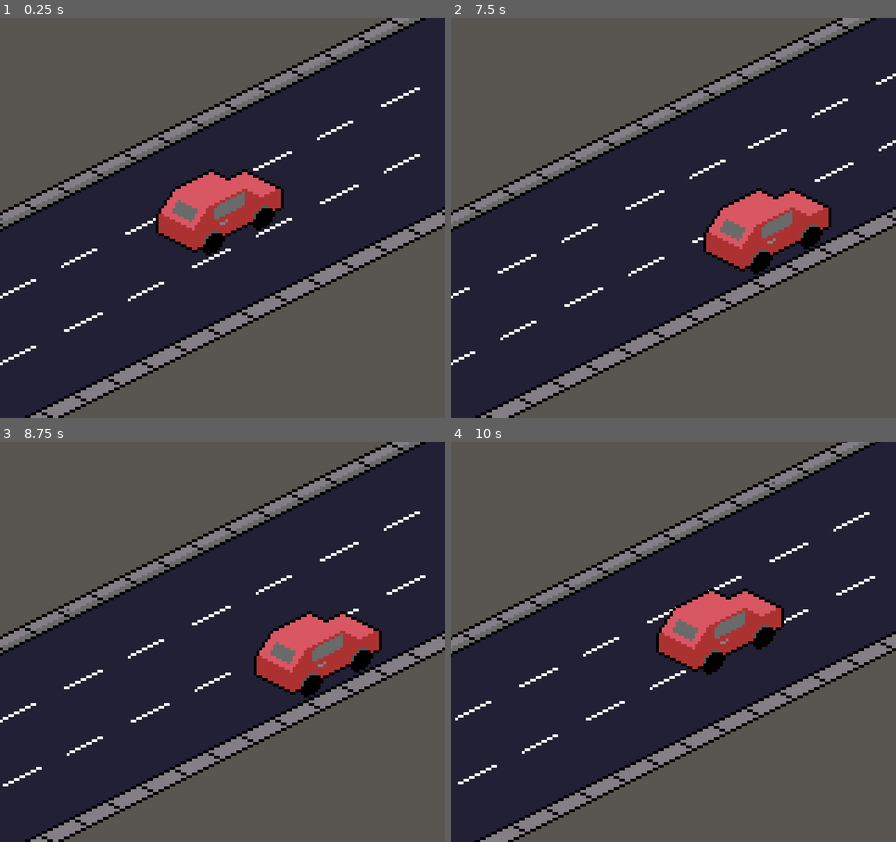
Above: before the commit, frames 1-4 (two rows, left to right).
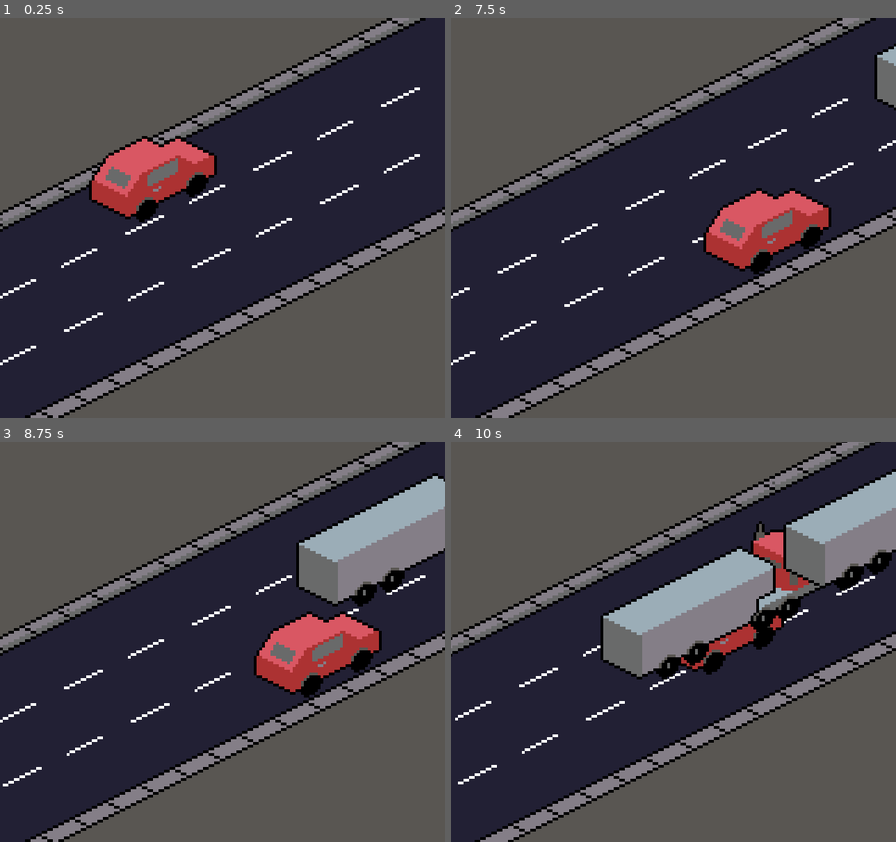
Above: after the commit, the same moments.

Repository: Antisune101/2D-Racer-The-Sequel
Game: Godot game, scene res://game.tscn
Same seed, same stepped clock (60 frames per second), same inputs: the game is played once before the commit and once after it.
Inputs:
- Up to frame 1 (0.25 s): no input
- Up to frame 2 (7.5 s): tap Enter at 0.5 s; hold D (steer_right) 0.53-1.28 s; hold W (boost) 0.53-1.28 s; tap Space (ui_select) at 0.77, 1.52, 3.02, 3.77, 4.52, 6.02, 6.77 s; hold S (brake) 1.28-2.03 s; tap W (boost) every 1.5 s from 1.35 to 7.35 s; hold W (boost) 2.03-2.78 s; hold D (steer_right) 2.03-3.53 s; hold W (boost) 3.53-4.28 s; hold A (steer_left) 3.53-5.03 s; hold S (brake) 5.03-5.78 s; hold W (boost) 5.03-5.78 s; hold D (steer_right) from 5.78 s (still down); hold W (boost) 6.53-7.28 s
- Up to frame 3 (8.75 s): tap Space (ui_select) at 7.52 s; release D (steer_right) at 8.03 s; hold S (brake) from 8.03 s (still down); hold W (boost) from 8.03 s (still down)
- Up to frame 4 (10 s): release S (brake) at 8.78 s; release W (boost) at 8.78 s; hold A (steer_left) 8.78-9.53 s; tap W (boost) at 8.85 s; tap Space (ui_select) at 9.02, 9.77 s; hold D (steer_right) from 9.53 s (still down); hold W (boost) from 9.53 s (still down)

The runs differ from the first frame. In frame 1, 7.7% of the frame differs, in the area x 20-64%, y 29-60%; in frame 2, 0.7%; in frame 3, 6.8%; in frame 4, 14%, in the area x 33-100%, y 6-60%.
Error after the commit: Invalid access to property or key 'vehicle_speed' on a base object of type 'Nil'. (res://vehicle/body/vehicle_body.gd:11)

Commit message:
fixed default_speed & changed parent.progress_ratio -> parent.progress so that speed work correctly

Diff:
--- a/vehicle/body/car_body.tscn
+++ b/vehicle/body/car_body.tscn
@@ -1,12 +1,32 @@
-[gd_scene load_steps=3 format=3 uid="uid://cxksgrrg030xn"]
+[gd_scene load_steps=2 format=3 uid="uid://cxksgrrg030xn"]
 
 [ext_resource type="PackedScene" uid="uid://u6ghdskpk4bi" path="res://vehicle/body/vehicle_body.tscn" id="1_ao8ej"]
-[ext_resource type="Script" path="res://vehicle/body/vehicle_collider.gd" id="2_6vfpi"]
 
 [node name="CarBody" instance=ExtResource("1_ao8ej")]
 
-[node name="VehicleCollider" parent="." index="1"]
-script = ExtResource("2_6vfpi")
-
 [node name="CollisionPolygon2D" parent="VehicleCollider" index="0"]
 polygon = PackedVector2Array(-88, 30, -32, 54, 88, -6, 32, -30)
+
+[node name="FrontView" parent="VehicleDetection/Front" index="0"]
+position = Vector2(124, -62)
+
+[node name="FrontCollision" parent="VehicleDetection/Front" index="1"]
+position = Vector2(124, -62)
+
+[node name="FrontLeft" parent="VehicleDetection/Front" index="2"]
+position = Vector2(124, -62)
+
+[node name="FrontRight" parent="VehicleDetection/Front" index="3"]
+position = Vector2(184, -36)
+
+[node name="Left" parent="VehicleDetection/Sides" index="0"]
+position = Vector2(-60, -26)
+
+[node name="Right" parent="VehicleDetection/Sides" index="1"]
+position = Vector2(60, 26)
+
+[node name="RearLeft" parent="VehicleDetection/Sides" index="2"]
+position = Vector2(-184, 36)
+
+[node name="RearRight" parent="VehicleDetection/Sides" index="3"]
+position = Vector2(-64, 88)
--- a/vehicle/body/truck_body.tscn
+++ b/vehicle/body/truck_body.tscn
@@ -10,3 +10,12 @@
 
 [node name="CollisionPolygon2D" parent="VehicleCollider" index="0"]
 polygon = PackedVector2Array(-88, 30, -32, 54, 280, -102, 224, -126)
+
+[node name="Front" parent="VehicleDetection" index="0"]
+position = Vector2(192, -96)
+
+[node name="CollisionPolygon2D" parent="VehicleDetection/Sides/Left" index="0"]
+polygon = PackedVector2Array(-88, 30, -32, 54, 280, -102, 224, -126)
+
+[node name="CollisionPolygon2D" parent="VehicleDetection/Sides/Right" index="0"]
+polygon = PackedVector2Array(-88, 30, -32, 54, 280, -102, 224, -126)
--- a/vehicle/body/vehicle_body.gd
+++ b/vehicle/body/vehicle_body.gd
@@ -3,3 +3,9 @@
 
 
 @onready var vehicle_detection: VehicleDetection = $VehicleDetection
+
+
+var parent: Vehicle
+
+
+func _ready() -> void: $VehicleCollider.parent_speed = parent.vehicle_speed
--- a/vehicle/body/vehicle_body.tscn
+++ b/vehicle/body/vehicle_body.tscn
@@ -1,8 +1,9 @@
-[gd_scene load_steps=4 format=3 uid="uid://u6ghdskpk4bi"]
+[gd_scene load_steps=5 format=3 uid="uid://u6ghdskpk4bi"]
 
 [ext_resource type="Script" path="res://vehicle/body/vehicle_body.gd" id="1_eg4qo"]
 [ext_resource type="Texture2D" uid="uid://bb18q7aaa2rb4" path="res://assets/art/2D-Racer-Spritesheet.png" id="2_8uiv0"]
 [ext_resource type="Script" path="res://vehicle/body/vehicle_detection.gd" id="3_fc0a7"]
+[ext_resource type="Script" path="res://vehicle/body/vehicle_collider.gd" id="3_fuk3x"]
 
 [node name="VehicleBody" type="Node2D"]
 script = ExtResource("1_eg4qo")
@@ -14,7 +15,7 @@
 region_rect = Rect2(0, 68, 1288, 124)
 
 [node name="VehicleCollider" type="Area2D" parent="."]
-collision_mask = 0
+script = ExtResource("3_fuk3x")
 
 [node name="CollisionPolygon2D" type="CollisionPolygon2D" parent="VehicleCollider"]
 
@@ -33,21 +34,21 @@
 metadata/_edit_group_ = true
 
 [node name="FrontView" type="Area2D" parent="VehicleDetection/Front"]
-position = Vector2(124, -64)
+position = Vector2(124, -62)
 collision_layer = 0
 
 [node name="CollisionPolygon2D" type="CollisionPolygon2D" parent="VehicleDetection/Front/FrontView"]
 polygon = PackedVector2Array(-88, 30, -32, 54, 208, -66, 152, -90)
 
 [node name="FrontCollision" type="Area2D" parent="VehicleDetection/Front"]
-position = Vector2(124, -64)
+position = Vector2(124, -62)
 collision_layer = 0
 
 [node name="CollisionPolygon2D" type="CollisionPolygon2D" parent="VehicleDetection/Front/FrontCollision"]
 polygon = PackedVector2Array(-88, 30, -32, 54, 28, 24, -28, 0)
 
 [node name="FrontLeft" type="Area2D" parent="VehicleDetection/Front"]
-position = Vector2(124, -64)
+position = Vector2(124, -62)
 collision_layer = 0
 
 [node name="CollisionPolygon2D" type="CollisionPolygon2D" parent="VehicleDetection/Front/FrontLeft"]
@@ -55,7 +56,7 @@
 polygon = PackedVector2Array(-88, 30, -32, 54, 208, -66, 152, -90)
 
 [node name="FrontRight" type="Area2D" parent="VehicleDetection/Front"]
-position = Vector2(184, -38)
+position = Vector2(184, -36)
 collision_layer = 0
 
 [node name="CollisionPolygon2D" type="CollisionPolygon2D" parent="VehicleDetection/Front/FrontRight"]
@@ -64,28 +65,28 @@
 [node name="Sides" type="Node2D" parent="VehicleDetection"]
 
 [node name="Left" type="Area2D" parent="VehicleDetection/Sides"]
-position = Vector2(-60, -28)
+position = Vector2(-60, -26)
 collision_layer = 0
 
 [node name="CollisionPolygon2D" type="CollisionPolygon2D" parent="VehicleDetection/Sides/Left"]
 polygon = PackedVector2Array(-88, 30, -32, 54, 88, -6, 32, -30)
 
 [node name="Right" type="Area2D" parent="VehicleDetection/Sides"]
-position = Vector2(60, 24)
+position = Vector2(60, 26)
 collision_layer = 0
 
 [node name="CollisionPolygon2D" type="CollisionPolygon2D" parent="VehicleDetection/Sides/Right"]
 polygon = PackedVector2Array(-88, 30, -32, 54, 88, -6, 32, -30)
 
 [node name="RearLeft" type="Area2D" parent="VehicleDetection/Sides"]
-position = Vector2(-184, 34)
+position = Vector2(-184, 36)
 collision_layer = 0
 
 [node name="CollisionPolygon2D" type="CollisionPolygon2D" parent="VehicleDetection/Sides/RearLeft"]
 polygon = PackedVector2Array(-88, 30, -32, 54, 88, -6, 32, -30)
 
 [node name="RearRight" type="Area2D" parent="VehicleDetection/Sides"]
-position = Vector2(-64, 86)
+position = Vector2(-64, 88)
 collision_layer = 0
 
 [node name="CollisionPolygon2D" type="CollisionPolygon2D" parent="VehicleDetection/Sides/RearRight"]
--- a/vehicle/body/vehicle_collider.gd
+++ b/vehicle/body/vehicle_collider.gd
@@ -2,8 +2,4 @@
 class_name VehicleCollider
 
 
-@onready var parent: Vehicle = get_vehicle_parent(get_parent())
-
-
-func get_vehicle_parent(_parent: Node) -> Vehicle:
-	return _parent if _parent is Vehicle else get_vehicle_parent(_parent.get_parent())
+var parent_speed: VehicleSpeed = null
--- a/vehicle/controller/npc_controller.gd
+++ b/vehicle/controller/npc_controller.gd
@@ -9,25 +9,23 @@
 var is_turning: bool = false
 var speed_ahead: VehicleSpeed
 
-
-@onready var vehicle_detection: VehicleDetection = $SteerAnchor.get_child(0).vehicle_detection
+var vehicle_detection: VehicleDetection = null
 
 
-func set_init_steer(init_steer: float) -> void:
+func init_npc(init_steer: float, init_vehicle_detection: VehicleDetection) -> void:
 	steer_anchor.progress_ratio = init_steer
-
-
-func _ready():
+	vehicle_detection = init_vehicle_detection
 	vehicle_detection.collision.area_entered.connect(_on_front_detection_entered)
-	vehicle_detection.collision.area_entered.connect(_on_front_detection_left)
+	vehicle_detection.collision.area_exited.connect(_on_front_detection_left)
 
 
 func _physics_process(_delta: float):
 	if is_overtaking:
 		if !is_turning: try_overtake()
-	elif !vehicle_detection.is_view_clear() && is_faster_than(vehicle_detection.get_vehicle_in_view().parent.vehicle_speed):
+	elif !vehicle_detection.is_view_clear() && is_faster_than(vehicle_detection.get_vehicle_in_view().parent_speed):
 		get_target_steer()
 		is_overtaking = true
+	print(vehicle_detection.is_view_clear() if vehicle_detection.is_view_clear() else "I see you %s" %  is_faster_than(vehicle_detection.get_vehicle_in_view().parent_speed))
 
 
 func try_overtake() -> void:
@@ -41,34 +39,34 @@
 
 
 func get_target_steer() -> void:
-	var possible_steer: Array[float]
+	var possible_steer: Array[float] = []
 	var current_steer := steer_anchor.progress_ratio
 
-	if !vehicle_detection.left_pass.has_overlapping_areas():
+	if vehicle_detection.can_pass_left():
 		possible_steer.append(current_steer - 0.5)
-	if !vehicle_detection.right_pass.has_overlapping_areas():
+	if vehicle_detection.can_pass_right():
 		possible_steer.append(current_steer + 0.5)
 	if possible_steer.is_empty(): return
 
 	target_steer = possible_steer.pick_random()
 
-func is_faster_than(speed: VehicleSpeed) -> bool: return vehicle_speed.speed < speed.speed
+
+func is_faster_than(speed: VehicleSpeed) -> bool: return vehicle_speed.speed > speed.speed
 
 
 func adjust_speed() -> void:
-	if speed_ahead == null:
-		if vehicle_speed.speed != vehicle_speed.normal_speed: vehicle_speed.speed = vehicle_speed.normal_speed
+	if speed_ahead == null: if vehicle_speed.speed != vehicle_speed.default_speed: vehicle_speed.speed = vehicle_speed.default_speed
 	elif is_faster_than(speed_ahead):
 		vehicle_speed.speed = speed_ahead.speed
 
 
 func _on_front_detection_entered(collider: VehicleCollider) -> void:
-	speed_ahead = collider.parent.vehicle_speed
+	speed_ahead = collider.parent_speed
 	speed_ahead.speed_updated.connect(adjust_speed)
 	if is_faster_than(speed_ahead): adjust_speed()
 
 
-func _on_front_detection_left(vehicle: VehicleCollider) -> void:
+func _on_front_detection_left(_vehicle: VehicleCollider) -> void:
 	speed_ahead.speed_updated.disconnect(adjust_speed)
 	await get_tree().create_timer(0.01).timeout
 	speed_ahead = null
--- a/vehicle/controller/player_controller.gd
+++ b/vehicle/controller/player_controller.gd
@@ -9,7 +9,6 @@
 @export var lane_assist_strength: float = 5
 
 
-var current_steer: float = 0.0
 var steer: float = 0.0
 @onready var max_steer_progress: float = steer_anchor.get_parent().curve.get_baked_length()
 
@@ -23,15 +22,15 @@
 
 
 func _ready():
+	parent_vehicle.init_vehicle(Globals.vehicle_database.data.pick_random())
 	steer_anchor.progress_ratio = initial_steer
 
 
 func _physics_process(delta: float) -> void:
-	current_steer = steer_anchor.progress_ratio
 	var input = Input.get_axis("steer_left", "steer_right")
 
 	if input != 0.0: steer = input
-	elif abs_steer() <= lane_assist_max_steer and not current_steer in [0.0, 0.5, 1.0]:
+	elif abs_steer() <= lane_assist_max_steer and not parent_vehicle.get_current_steer() in [0.0, 0.5, 1.0]:
 		lane_assist(delta)
 
 	if steer == 0.0: return
@@ -43,12 +42,7 @@
 
 
 func lane_assist(delta: float) -> void:
-	steer_anchor.progress = lerp(steer_anchor.progress, max_steer_progress * get_steer_snap(), 1 - pow(.5, lane_assist_strength * delta))
-
-
-func get_steer_snap() -> float:
-	if current_steer < .75 and current_steer > 0.25: return 0.5
-	return 1.0 if current_steer > 0.75 else 0.0
+	steer_anchor.progress = lerp(steer_anchor.progress, max_steer_progress * parent_vehicle.get_nearest_lane(), 1 - pow(.5, lane_assist_strength * delta))
 
 
 func abs_steer() -> float: return absf(steer)
--- a/vehicle/controller/vehicle_controller.gd
+++ b/vehicle/controller/vehicle_controller.gd
@@ -2,6 +2,7 @@
 class_name VehicleController
 
 @export_category("Dependencies")
+@export var parent_vehicle: Vehicle
 @export var vehicle_speed: VehicleSpeed
 @export var steering_path: Path2D
 @export var steer_anchor: PathFollow2D
--- /dev/null
+++ b/vehicle/player/player_vehicle.gd
@@ -0,0 +1,10 @@
+extends Vehicle
+class_name PlayerVehicle
+
+
+@export var use_npc_controller: bool
+
+
+func _ready() -> void:
+	if use_npc_controller: $PlayerController.queue_free()
+	else: $NPC_Controller.queue_free()
--- /dev/null
+++ b/vehicle/player/player_vehicle.tscn
@@ -0,0 +1,16 @@
+[gd_scene load_steps=4 format=3 uid="uid://bcue4266g3rpl"]
+
+[ext_resource type="PackedScene" uid="uid://b7hiuk84b2in1" path="res://vehicle/vehicle.tscn" id="1_bi021"]
+[ext_resource type="Script" path="res://vehicle/player/player_vehicle.gd" id="2_xr8sx"]
+[ext_resource type="Script" path="res://vehicle/controller/player_controller.gd" id="4_wxvr7"]
+
+[node name="Player" groups=["player"] instance=ExtResource("1_bi021")]
+script = ExtResource("2_xr8sx")
+use_npc_controller = true
+
+[node name="PlayerController" type="Node" parent="." index="2" node_paths=PackedStringArray("parent_vehicle", "vehicle_speed", "steering_path", "steer_anchor")]
+script = ExtResource("4_wxvr7")
+parent_vehicle = NodePath("..")
+vehicle_speed = NodePath("../VehicleSpeed")
+steering_path = NodePath("../VehicleSteering")
+steer_anchor = NodePath("../VehicleSteering/SteerAnchor")
--- a/vehicle/vehicle.gd
+++ b/vehicle/vehicle.gd
@@ -2,9 +2,25 @@
 class_name Vehicle
 
 
-@onready var vehicle_speed: VehicleSpeed = $VehicleSpeed
-@onready var steer_anchor: PathFollow2D = $VehicleSteering/SteerAnchor
+@export var vehicle_speed: VehicleSpeed
+@export var steer_anchor: PathFollow2D
+@export var npc_controller: NPC_Controller
 
 
+var body: VehicleBody = null
+
 func init_vehicle(vehicle_data: VehicleData) -> void:
-	steer_anchor.add_child(vehicle_data.body.instantiate())
+	body = vehicle_data.body.instantiate()
+	body.parent = self
+	steer_anchor.add_child(body)
+	if npc_controller: npc_controller.init_npc(0.5, body.vehicle_detection)
+	vehicle_speed.default_speed = vehicle_data.speed
+
+
+func get_current_steer() -> float: return steer_anchor.progress_ratio
+
+
+func get_nearest_lane() -> float:
+	var current_steer = get_current_steer()
+	if current_steer < .75 and current_steer > 0.25: return 0.5
+	return 1.0 if current_steer > 0.75 else 0.0
--- a/vehicle/vehicle.tscn
+++ b/vehicle/vehicle.tscn
@@ -1,7 +1,8 @@
-[gd_scene load_steps=4 format=3 uid="uid://b7hiuk84b2in1"]
+[gd_scene load_steps=5 format=3 uid="uid://b7hiuk84b2in1"]
 
 [ext_resource type="Script" path="res://vehicle/vehicle.gd" id="1_vxku7"]
 [ext_resource type="Script" path="res://vehicle/vehicle_speed.gd" id="2_8y78p"]
+[ext_resource type="Script" path="res://vehicle/controller/npc_controller.gd" id="3_exdva"]
 
 [sub_resource type="Curve2D" id="Curve2D_6tdxm"]
 _data = {
@@ -9,10 +10,13 @@
 }
 point_count = 2
 
-[node name="Vehicle" type="PathFollow2D"]
+[node name="Vehicle" type="PathFollow2D" node_paths=PackedStringArray("vehicle_speed", "steer_anchor", "npc_controller")]
 rotates = false
 loop = false
 script = ExtResource("1_vxku7")
+vehicle_speed = NodePath("VehicleSpeed")
+steer_anchor = NodePath("VehicleSteering/SteerAnchor")
+npc_controller = NodePath("NPC_Controller")
 
 [node name="VehicleSpeed" type="Node" parent="."]
 script = ExtResource("2_8y78p")
@@ -24,3 +28,10 @@
 position = Vector2(-100, -56)
 rotates = false
 loop = false
+
+[node name="NPC_Controller" type="Node" parent="." node_paths=PackedStringArray("parent_vehicle", "vehicle_speed", "steering_path", "steer_anchor")]
+script = ExtResource("3_exdva")
+parent_vehicle = NodePath("..")
+vehicle_speed = NodePath("../VehicleSpeed")
+steering_path = NodePath("../VehicleSteering")
+steer_anchor = NodePath("../VehicleSteering/SteerAnchor")
--- a/vehicle/vehicle_speed.gd
+++ b/vehicle/vehicle_speed.gd
@@ -5,7 +5,9 @@
 
 
 var default_speed: float = 0.0:
-	set(new_default_speed): if speed == 0.0: speed = new_default_speed
+	set(new_default_speed):
+		if speed == 0.0: speed = new_default_speed
+		default_speed = new_default_speed
 
 
 var speed: float = 0.0:
@@ -24,4 +26,4 @@
 
 
 # Move vehicle relative to 'player' speed
-func _physics_process(delta: float) -> void: parent.progress_ratio += (Player.player_speed - speed) * delta
+func _physics_process(delta: float) -> void: parent.progress += (Player.player_speed - speed) * delta
